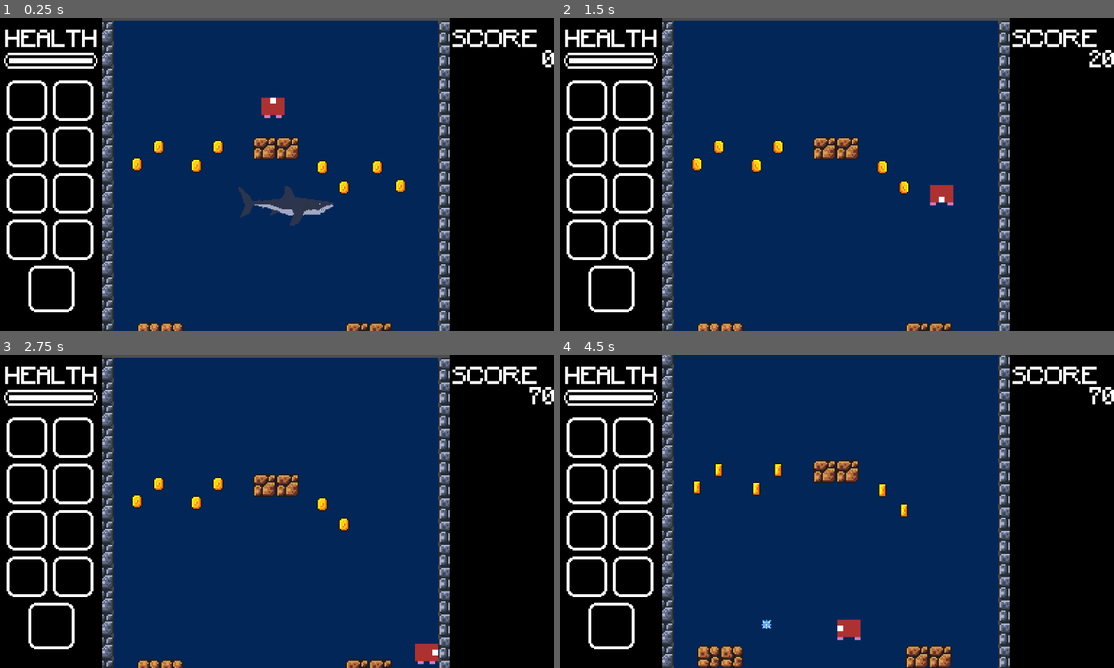
Above: before the commit, frames 1-4 (two rows, left to right).
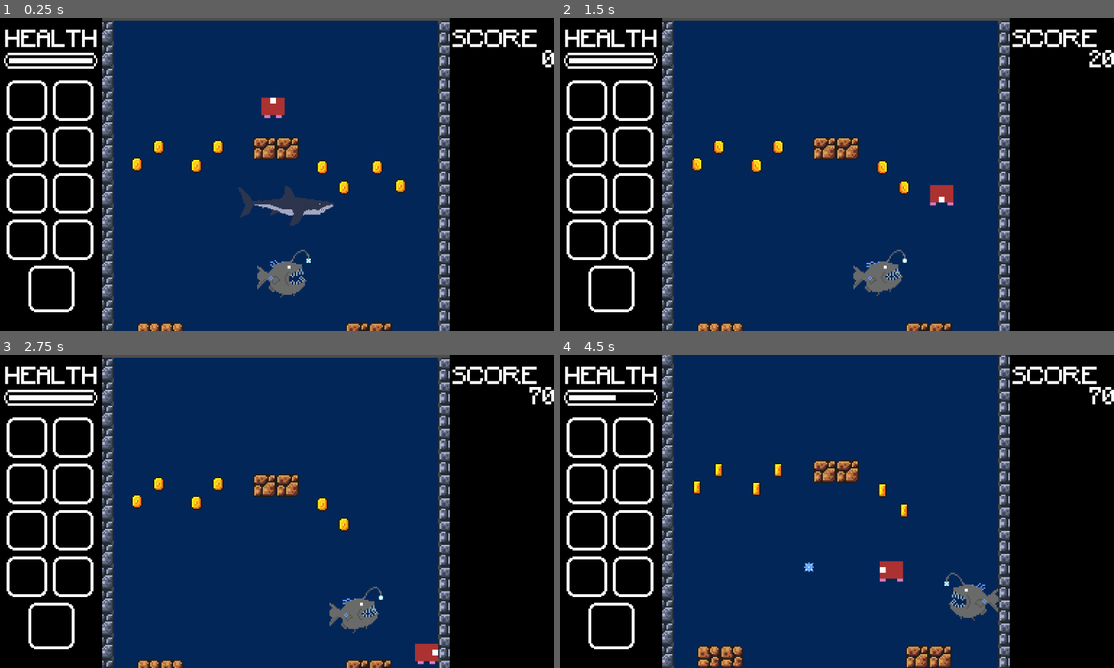
Above: after the commit, the same moments.

Repository: Zachbanderson/AbyssDiver
Game: Godot game, scene res://scenes/game_view.tscn
Two runs of this game, one before a commit and one after it. Both use one fixed random seed, a clock stepped at 60 frames per second and the inputs below.
Inputs:
- Up to frame 1 (0.25 s): no input
- Up to frame 2 (1.5 s): hold D (move_right) 0.53-1.28 s; tap Space (shoot) at 0.6, 1.35 s; hold S (move_down) from 1.28 s (still down)
- Up to frame 3 (2.75 s): release S (move_down) at 2.03 s; hold D (move_right) from 2.03 s (still down); tap Space (shoot) at 2.1 s
- Up to frame 4 (4.5 s): release D (move_right) at 2.78 s; hold W (move_up) 2.78-3.53 s; tap Space (shoot) at 2.85, 3.6, 4.35 s; hold A (move_left) from 3.53 s (still down)

The runs differ from the first frame. In frame 1, 0.7% of the frame differs, in the area x 46-57%, y 74-90%; in frame 2, 0.6%; in frame 3, 0.6%; in frame 4, 1.4%, in the area x 10-80%, y 12-92%.

Commit message:
Add anglerfish enemy

Diff:
--- /dev/null
+++ b/scenes/anglerfish.tscn
@@ -0,0 +1,77 @@
+[gd_scene load_steps=9 format=3 uid="uid://dxgjc3ktdrehq"]
+
+[ext_resource type="Script" path="res://scripts/anglerfish_controller.gd" id="1_6h0fb"]
+[ext_resource type="Texture2D" uid="uid://cyknucxnk7kq3" path="res://assets/Anglerfish-Sheet.png" id="2_8k57u"]
+[ext_resource type="AnimationLibrary" uid="uid://c4j3o4reunfxs" path="res://resources/Shared_Enemy_Animations.res" id="3_53qk5"]
+[ext_resource type="Script" path="res://scripts/enemy_hitbox.gd" id="4_r5555"]
+
+[sub_resource type="AtlasTexture" id="AtlasTexture_dp4id"]
+atlas = ExtResource("2_8k57u")
+region = Rect2(0, 0, 64, 64)
+
+[sub_resource type="AtlasTexture" id="AtlasTexture_q064r"]
+atlas = ExtResource("2_8k57u")
+region = Rect2(64, 0, 64, 64)
+
+[sub_resource type="SpriteFrames" id="SpriteFrames_iui0v"]
+animations = [{
+"frames": [{
+"duration": 1.0,
+"texture": SubResource("AtlasTexture_dp4id")
+}, {
+"duration": 1.0,
+"texture": SubResource("AtlasTexture_q064r")
+}],
+"loop": true,
+"name": &"idle",
+"speed": 7.0
+}]
+
+[sub_resource type="CapsuleShape2D" id="CapsuleShape2D_w1p87"]
+radius = 11.0
+height = 36.0
+
+[node name="Anglerfish" type="Node2D"]
+script = ExtResource("1_6h0fb")
+max_health = 20.0
+point_value = 100
+
+[node name="Sprite" type="AnimatedSprite2D" parent="."]
+sprite_frames = SubResource("SpriteFrames_iui0v")
+animation = &"idle"
+autoplay = "idle"
+frame_progress = 0.691388
+
+[node name="AnimationPlayer" type="AnimationPlayer" parent="."]
+libraries = {
+"Shared_Enemy_Animations": ExtResource("3_53qk5")
+}
+
+[node name="EnemyHitbox" type="Area2D" parent="." groups=["Damages_Player", "Hurtable"]]
+collision_layer = 4
+collision_mask = 2
+script = ExtResource("4_r5555")
+damage = 15
+
+[node name="EnemyHitboxShape" type="CollisionShape2D" parent="EnemyHitbox"]
+position = Vector2(-5, 0)
+rotation = 1.5708
+shape = SubResource("CapsuleShape2D_w1p87")
+
+[node name="RayCastRight" type="RayCast2D" parent="."]
+target_position = Vector2(20, 0)
+
+[node name="RayCastLeft" type="RayCast2D" parent="."]
+target_position = Vector2(-30, 0)
+
+[node name="FOV" type="Area2D" parent="."]
+collision_layer = 4
+collision_mask = 2
+
+[node name="CollisionPolygon2D" type="CollisionPolygon2D" parent="FOV"]
+polygon = PackedVector2Array(0, 0, 80, -40, 100, 0, 80, 40)
+
+[node name="NavigationAgent2D" type="NavigationAgent2D" parent="."]
+
+[connection signal="area_entered" from="FOV" to="." method="_on_fov_area_entered"]
+[connection signal="area_exited" from="FOV" to="." method="_on_fov_area_exited"]
--- a/scenes/level.tscn
+++ b/scenes/level.tscn
@@ -6,8 +6,15 @@
 [ext_resource type="PackedScene" uid="uid://cyu46qnouol8y" path="res://scenes/urchin.tscn" id="3_cvltr"]
 [ext_resource type="PackedScene" uid="uid://cb1tbqey7nnd3" path="res://scenes/crystal.tscn" id="5_vmqvp"]
 [ext_resource type="PackedScene" uid="uid://drch14rdv86p3" path="res://scenes/shark.tscn" id="6_32yke"]
+[ext_resource type="PackedScene" uid="uid://dxgjc3ktdrehq" path="res://scenes/anglerfish.tscn" id="7_rp6vq"]
 [ext_resource type="PackedScene" uid="uid://bhypyhp7q77pn" path="res://scenes/jellyfish.tscn" id="7_xtbqj"]
 [ext_resource type="PackedScene" uid="uid://bxecncqxasb12" path="res://scenes/chest.tscn" id="8_hhgbx"]
+
+[sub_resource type="NavigationPolygon" id="NavigationPolygon_cm3t8"]
+vertices = PackedVector2Array(8, 8, -8, 8, -8, -8, 8, -8)
+polygons = Array[PackedInt32Array]([PackedInt32Array(0, 1, 2, 3)])
+outlines = Array[PackedVector2Array]([PackedVector2Array(-8, -8, 8, -8, 8, 8, -8, 8)])
+agent_radius = 0.0
 
 [sub_resource type="TileSetAtlasSource" id="TileSetAtlasSource_lk7kg"]
 texture = ExtResource("1_efl4n")
@@ -135,11 +142,13 @@
 3:14/0 = 0
 4:14/0 = 0
 0:15/0 = 0
+0:15/0/navigation_layer_0/polygon = SubResource("NavigationPolygon_cm3t8")
 1:15/0 = 0
 2:15/0 = 0
 3:15/0 = 0
 
 [sub_resource type="TileSet" id="TileSet_h4v5o"]
+navigation_layer_0/layers = 1
 sources/0 = SubResource("TileSetAtlasSource_lk7kg")
 
 [sub_resource type="TileSetAtlasSource" id="TileSetAtlasSource_rtuj4"]
@@ -399,6 +408,10 @@
 [node name="Urchin_006" parent="Enemies/Urchins" instance=ExtResource("3_cvltr")]
 position = Vector2(71.2715, 1850.15)
 
+[node name="Anglerfish" parent="Enemies" instance=ExtResource("7_rp6vq")]
+position = Vector2(3, 49)
+velocity = null
+
 [node name="Collectables" type="Node2D" parent="."]
 
 [node name="Crystals" type="Node2D" parent="Collectables"]
--- /dev/null
+++ b/scripts/anglerfish_controller.gd
@@ -0,0 +1,50 @@
+extends enemy_template
+
+# Exported variables.
+@export var velocity: float		= 20.0	# Determines the speed of the anglerfish.
+@export var player: CharacterBody2D
+
+# Hidden variables initialized on _ready.
+@onready var sprite: AnimatedSprite2D = $Sprite
+@onready var navigation_agent_2d: NavigationAgent2D = $NavigationAgent2D
+
+# Other variables.
+##################
+
+# Determines the direction the anglerfish is facing.
+var direction: int = 1
+
+# Enum that handles the state of the anglerfish.
+enum State {
+	IDLE,
+	PURSUIT
+}
+
+# Current state.
+var current_state: State
+
+# Called when the node enters the scene tree for the first time.
+func _ready():
+	current_state = State.IDLE
+	super()
+	hitboxes_to_disable_on_death.append($EnemyHitbox/EnemyHitboxShape)
+
+# Called every frame. 'delta' is the elapsed time since the previous frame.
+func _process(delta):
+	if current_state == State.IDLE:
+		if $RayCastRight.is_colliding():
+			scale.x *= -1
+			direction = -1 if scale.x < 0 else 1
+		position.x += velocity * delta * direction
+	#if current_state == State.PURSUIT:
+		#navigation_agent_2d.target_position =
+
+
+func _on_fov_area_entered(area):
+	if area.is_in_group('Player'):
+		current_state == State.PURSUIT
+
+
+func _on_fov_area_exited(area):
+	if area.is_in_group('Player'):
+		current_state == State.IDLE
Binary file added: assets/Anglerfish-Sheet.png
Not shown, added: assets/Anglerfish-Sheet.png.import
Not shown: 1 places in scenes/level.tscn that only renumber resources
